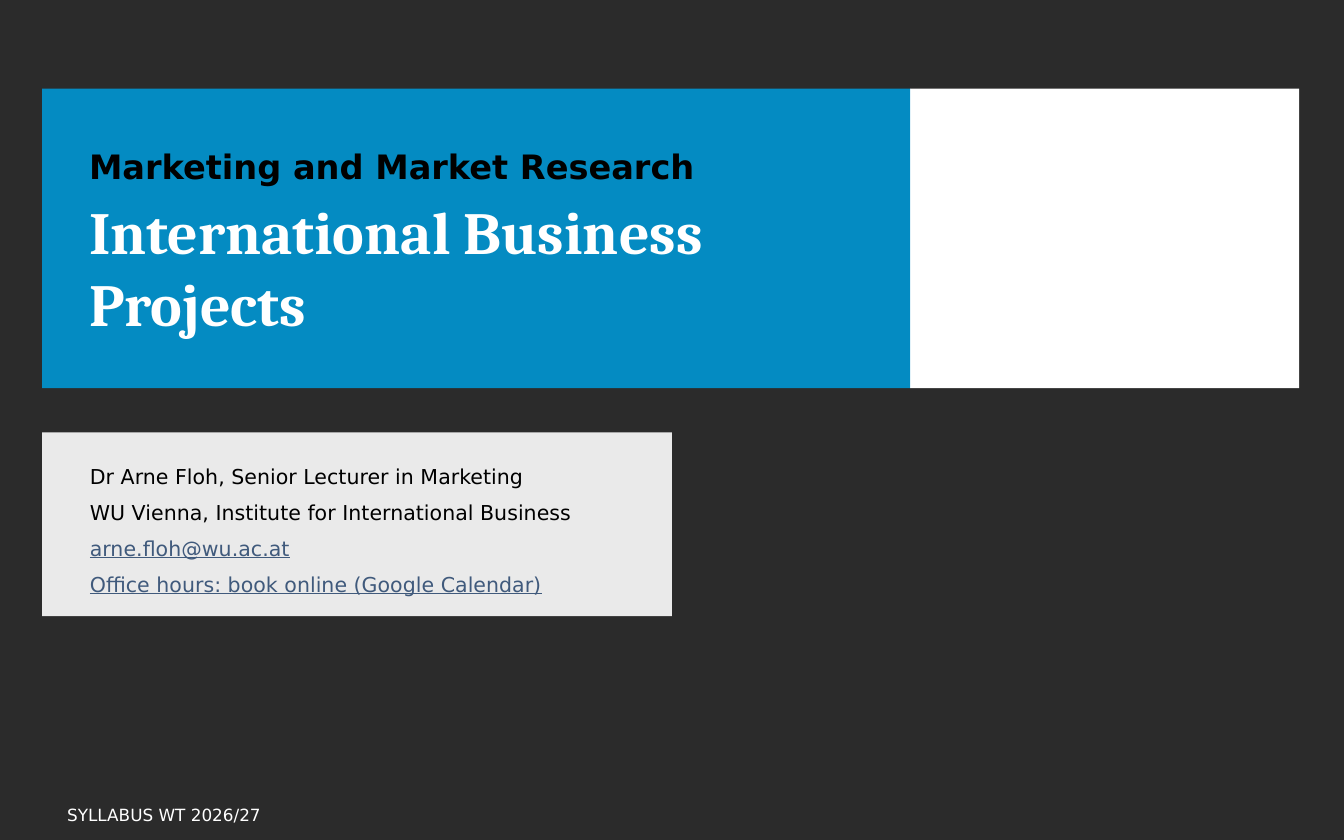
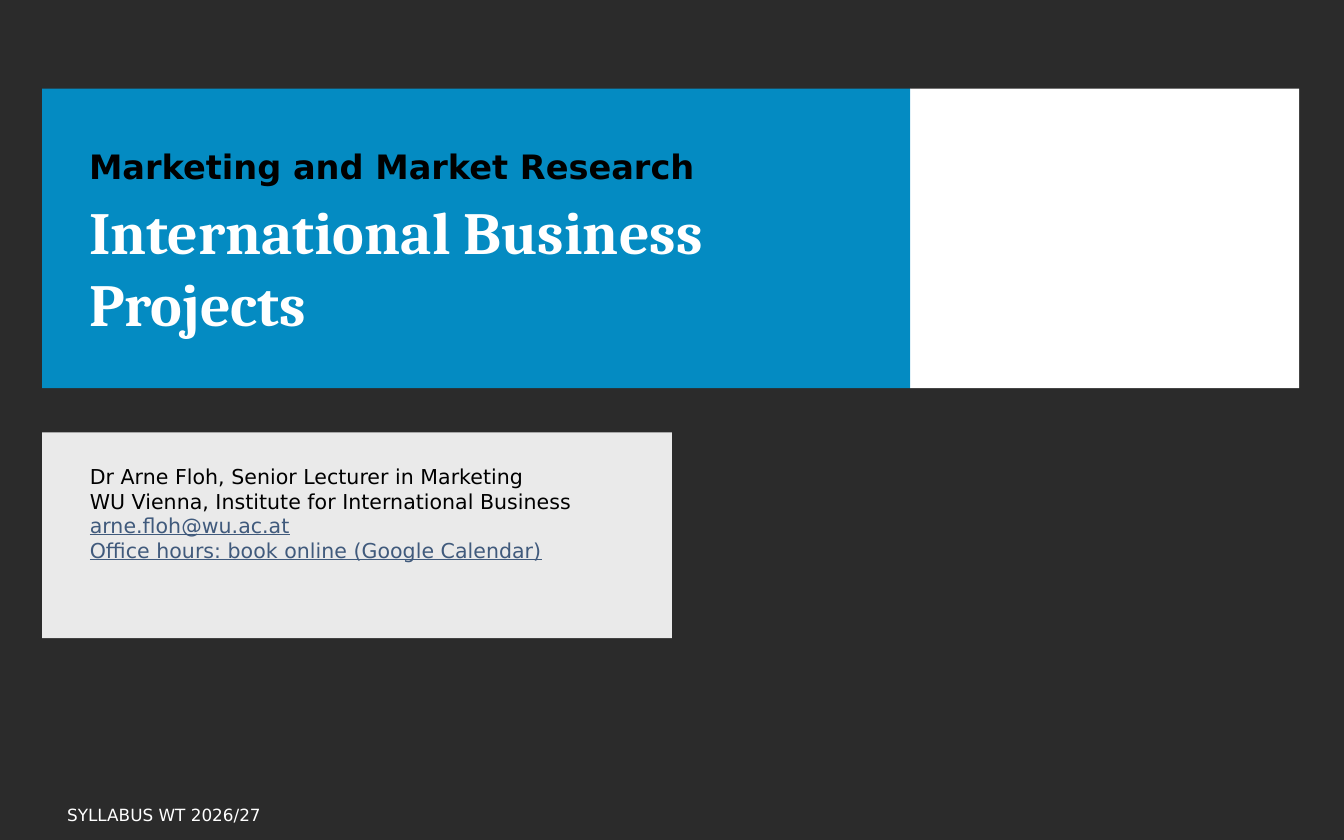
Before and after one commit to arnefloh-wu/ib-business-projects, a slide deck: slide 1 of WT26-27/Business Projects WT26-27 Slides.pptx. Drawn at 1344x840 pixels with LibreOffice and Linux fonts; fonts in the diff are those of the drawing; background and template pictures are left out; a plain dark background stands for a picture behind light text. Boxes give left, top, right and bottom in pixels: in the first picture for what was removed or moved away, otherwise in the second. Text is boxed around its words. In the diff, an @@ line names an element or a change of style, - is before the commit and + after.

```diff
--- a/WT26-27/Business Projects WT26-27 Slides.pptx
+++ b/WT26-27/Business Projects WT26-27 Slides.pptx
@@ text removed at (42, 433, 672, 617) @@
-Dr Arne Floh, Senior Lecturer in Marketing
-WU Vienna, Institute for International Business
-arne.floh@wu.ac.at
-Office hours: book online (Google Calendar)
@@ rectangle added at (42, 433, 672, 638), fill #FFFFFF at 90% opacity, 11 pt, text #000000 @@
+Dr Arne Floh, Senior Lecturer in Marketing
+WU Vienna, Institute for International Business
+arne.floh@wu.ac.at
+Office hours: book online (Google Calendar)
```
Also in this commit, not shown: 1 other slide changed, 1 other file.
